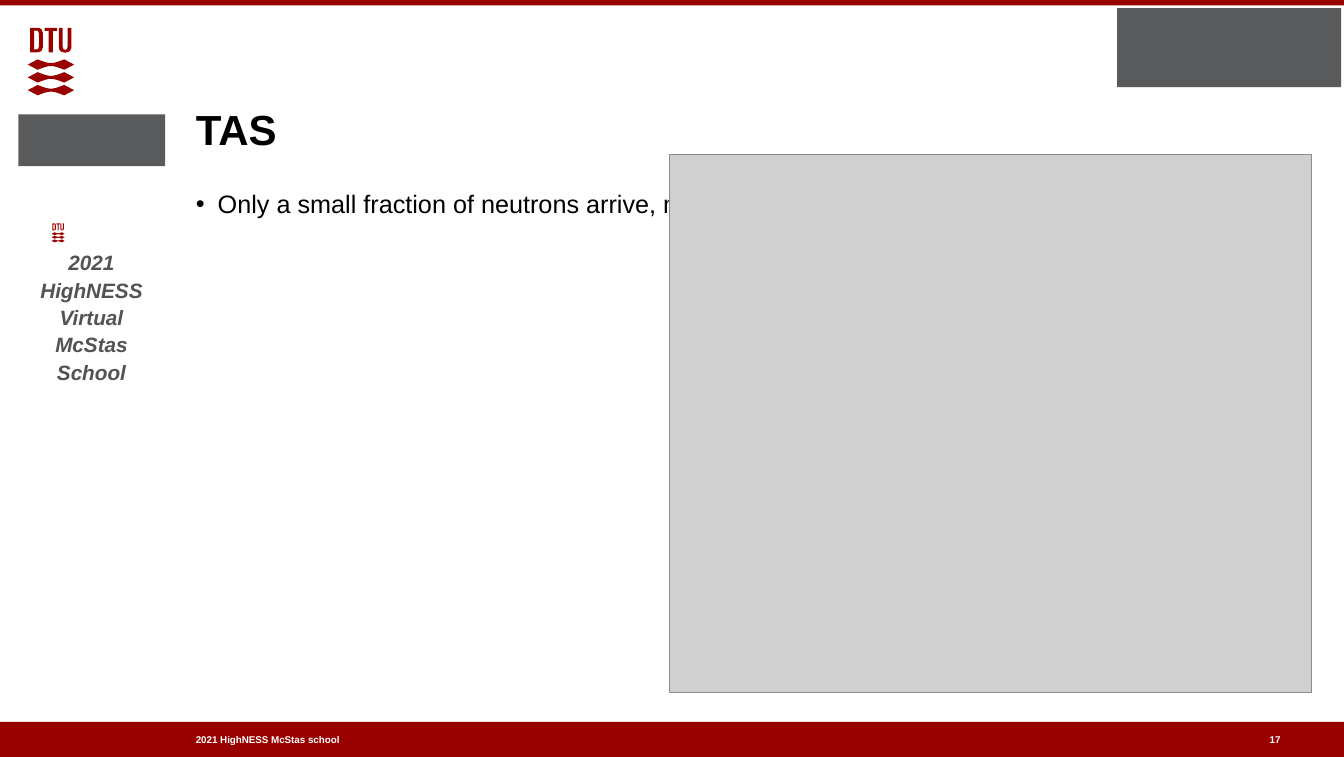
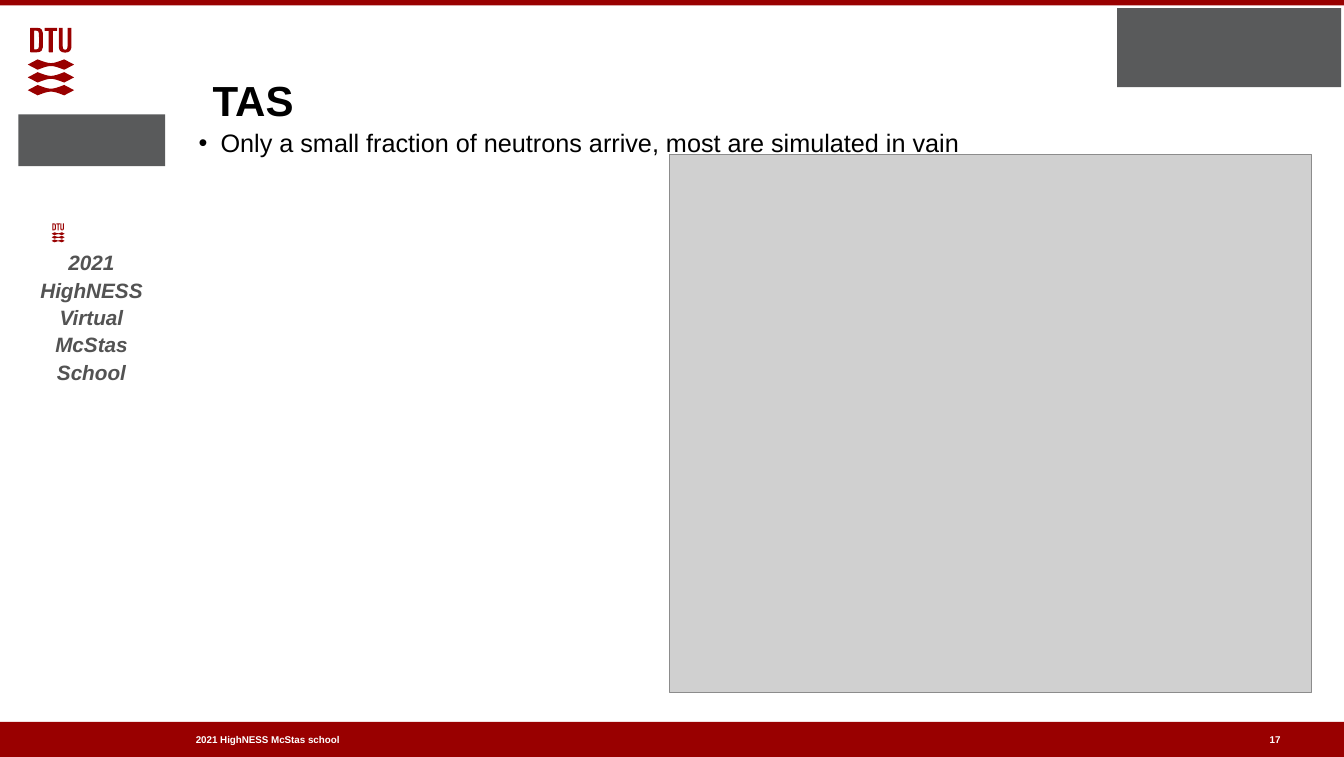
Before and after one commit to McStasMcXtrace/Schools, a slide deck: slide 17 of ESS_May_2021/Thursday_May_6th/2_Samples_II/More_samples.pptx. Drawn at 1344x757 pixels with LibreOffice and Linux fonts; fonts in the diff are those of the drawing; grey boxes stand for pictures; background and template pictures are left out. Boxes give left, top, right and bottom in pixels: in the first picture for what was removed or moved away, otherwise in the second. Text is boxed around its words. In the diff, an @@ line names an element or a change of style, - is before the commit and + after.

```diff
--- a/ESS_May_2021/Thursday_May_6th/2_Samples_II/More_samples.pptx
+++ b/ESS_May_2021/Thursday_May_6th/2_Samples_II/More_samples.pptx
@@ title "TAS": place and size @@
-title "TAS" at (196,115,277,146)
+title "TAS" at (213,86,294,117)
@@ text "Only a small fraction of ..." rewrapped from (218,193,718,219) to (221,133,959,158) @@
```
Also in this commit, not shown: 3 other slides changed, 2 other files.
